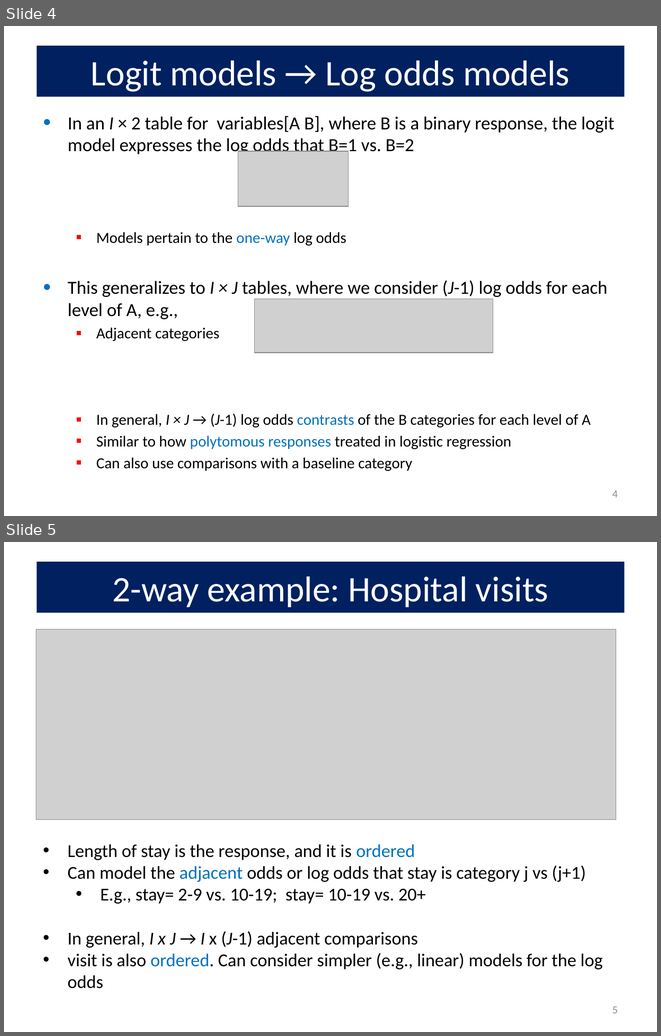
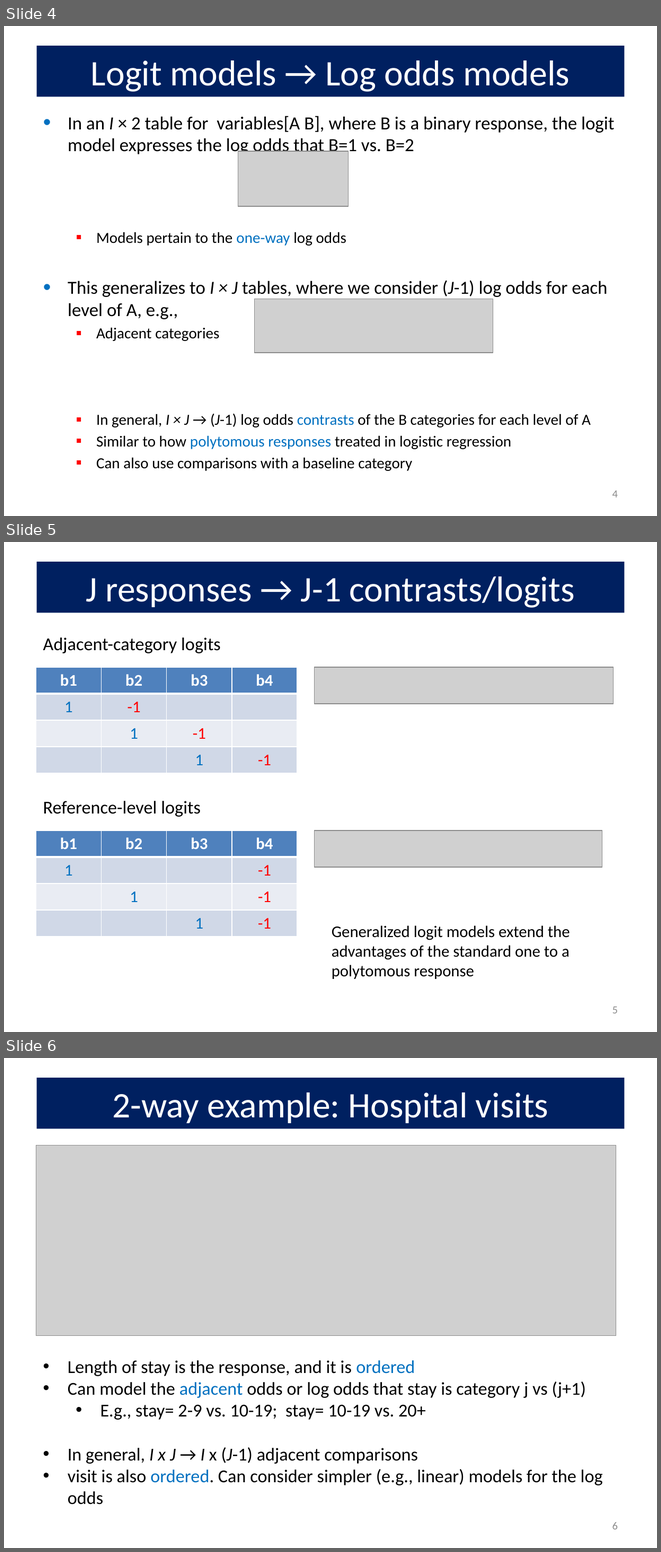
Before and after one commit to friendly/psy6136, a slide deck: docs/lectures/Log-Odds.pptx. Shown one above the other, each under a label of ours: slides 4 and 5 before the commit, slides 4, 5 and 6 after it. The pictures are 661x1036 and 661x1552 pixels, drawn with LibreOffice and Linux fonts; fonts in the diff are those of the drawing; grey boxes stand for pictures. Boxes give left, top, right and bottom in pixels: in the first picture for what was removed or moved away, otherwise in the second. Text is boxed around its words. In the diff, an @@ line names an element or a change of style, - is before the commit and + after.

```diff
--- a/docs/lectures/Log-Odds.pptx
+++ b/docs/lectures/Log-Odds.pptx
@@ slide 5 added at bbox=[4, 542, 657, 1032], background #FFFFFF @@
@@ title added at bbox=[37, 562, 624, 612], fill #002060, 39.6 pt, text #FFFFFF @@
+J responses → J-1 contrasts/logits
@@ text added at bbox=[43, 637, 221, 653], 20 pt, text #000000 @@
+Adjacent-category logits
@@ table added at bbox=[36, 668, 297, 773], 4 rows, 4 columns @@
+b1 | b2 | b3 | b4
+1 | -1 |  | 
+ | 1 | -1 | 
+ |  | 1 | -1
@@ picture added at bbox=[314, 668, 613, 704] @@
@@ text added at bbox=[43, 801, 201, 817], 20 pt, text #000000 @@
+Reference-level logits
@@ table added at bbox=[36, 831, 297, 936], 4 rows, 4 columns @@
+b1 | b2 | b3 | b4
+1 |  |  | -1
+ | 1 |  | -1
+ |  | 1 | -1
@@ picture added at bbox=[314, 831, 602, 867] @@
@@ text added at bbox=[332, 925, 570, 979], 18 pt, text #000000 @@
+Generalized logit models extend the advantages of the standard one to a polytomous response
@@ page number added at bbox=[612, 1006, 618, 1013], 12 pt, text #8C8C8C @@
+5
@@ what was slide 5 is now slide 6 @@
@@ page number at bbox=[612, 1522, 618, 1529]: text changed @@
-5
+6
```
Also in this commit, not shown: 2 slides changed, 9 other files.
